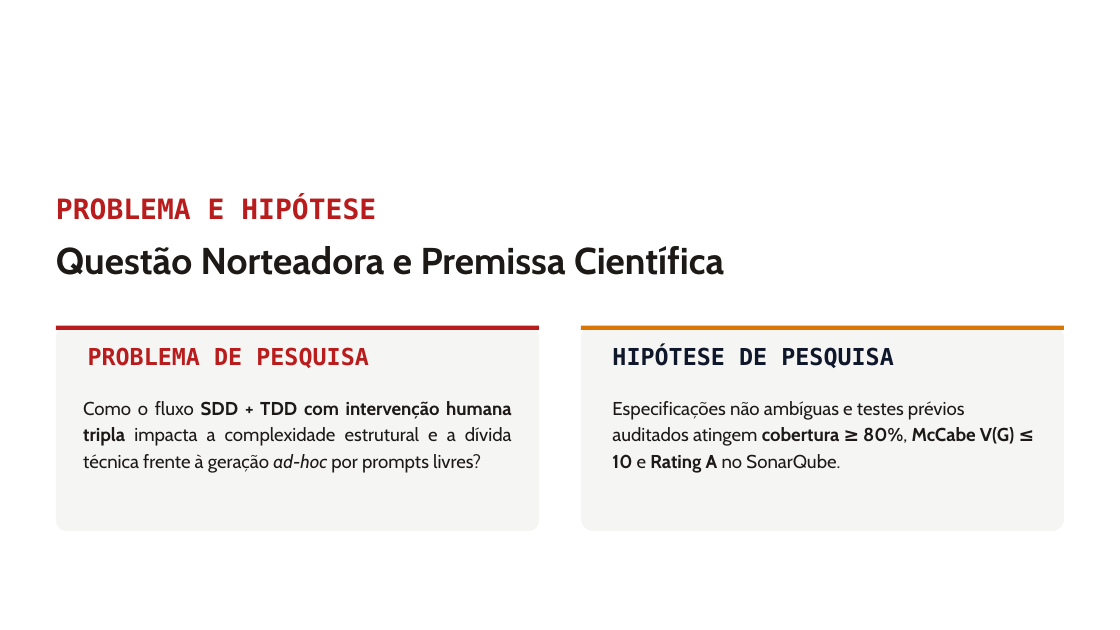
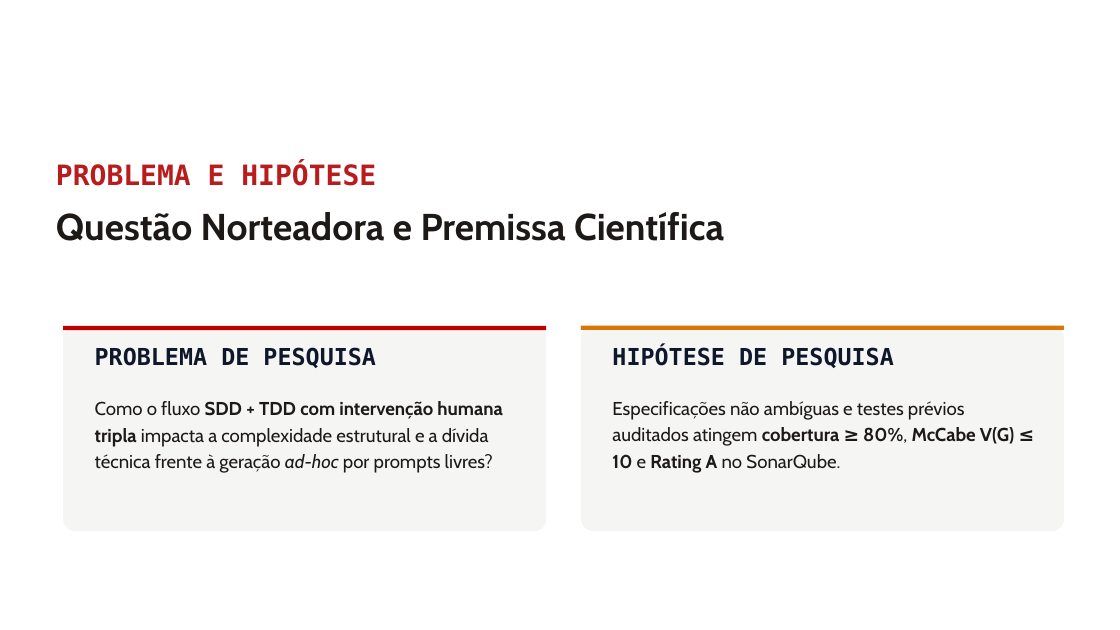
Before and after one commit to j-barcelos/ia-grade, a slide deck: slide 3 of apresentacao/TCC - SDD, TDD e IA na Grade Horária Fatec Barueri.pptx. Drawn at 1120x630 pixels with LibreOffice and Linux fonts; fonts in the diff are those of the drawing; background and template pictures are left out. Boxes give left, top, right and bottom in pixels: in the first picture for what was removed or moved away, otherwise in the second. Text is boxed around its words. In the diff, an @@ line names an element or a change of style, - is before the commit and + after.

```diff
--- a/apresentacao/TCC - SDD, TDD e IA na Grade Horária Fatec Barueri.pptx
+++ b/apresentacao/TCC - SDD, TDD e IA na Grade Horária Fatec Barueri.pptx
@@ text "PROBLEMA E HIPÓTESE": place and size @@
-text "PROBLEMA E HIPÓTESE" at bbox=[56, 198, 376, 220]
+text "PROBLEMA E HIPÓTESE" at bbox=[56, 164, 376, 186]
@@ text "Questão Norteadora e Premissa Científica": place and size @@
-text "Questão Norteadora e Premissa Científica" at bbox=[56, 246, 724, 275]
+text "Questão Norteadora e Premissa Científica" at bbox=[56, 212, 724, 241]
@@ rounded rectangle: place and size @@
-rounded rectangle at bbox=[56, 326, 539, 532]
+rounded rectangle at bbox=[63, 326, 546, 532]
@@ rectangle: place and size @@
-rectangle at bbox=[56, 326, 539, 330]
+rectangle at bbox=[63, 326, 546, 330]
@@ rounded rectangle at bbox=[63, 326, 546, 532]: proportions changed @@
@@ rectangle at bbox=[63, 326, 546, 330]: fill #B91C1C to #C00000 @@
@@ text "PROBLEMA DE PESQUISA": place and size @@
-text "PROBLEMA DE PESQUISA" at bbox=[88, 347, 369, 368]
+text "PROBLEMA DE PESQUISA" at bbox=[95, 347, 376, 368]
@@ text "PROBLEMA DE PESQUISA" at bbox=[95, 347, 376, 368]: text colour #B91C1C to #0F172A @@
@@ text "Como o fluxo SDD + ...": place and size @@
-text "Como o fluxo SDD + ..." at bbox=[83, 401, 512, 473]
+text "Como o fluxo SDD + ..." at bbox=[95, 401, 502, 473]
@@ text "Como o fluxo SDD + ..." at bbox=[95, 401, 502, 473]: alignment justified to left @@
```
Also in this commit, not shown: 5 other slides changed, 1 other file.
